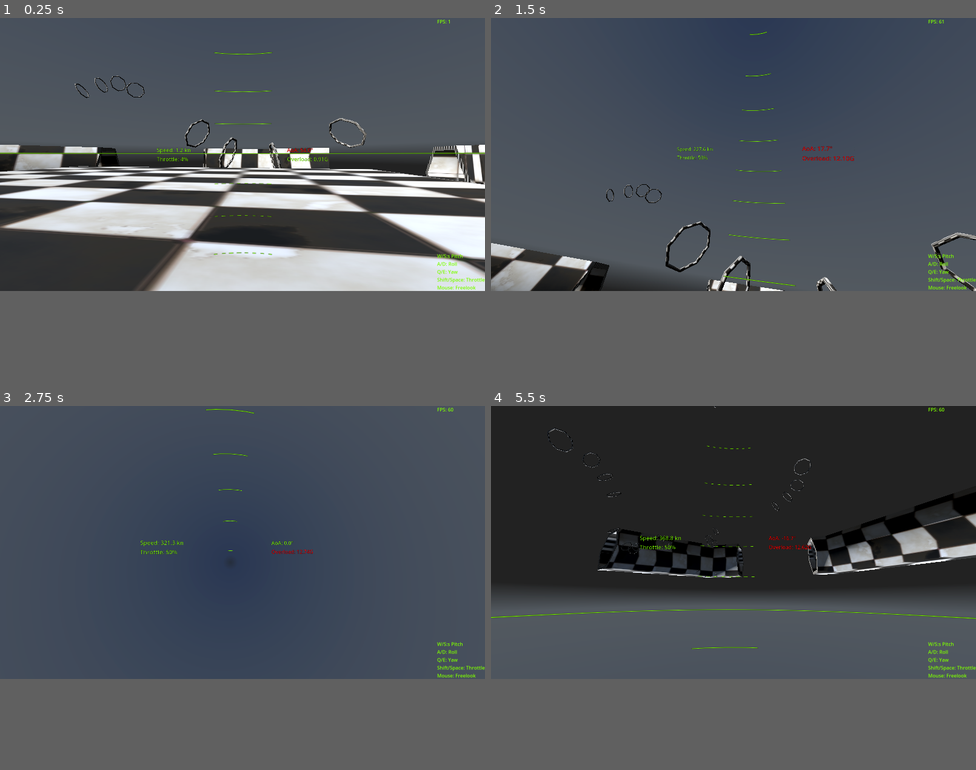
Above: before the commit, frames 1-4 (two rows, left to right).
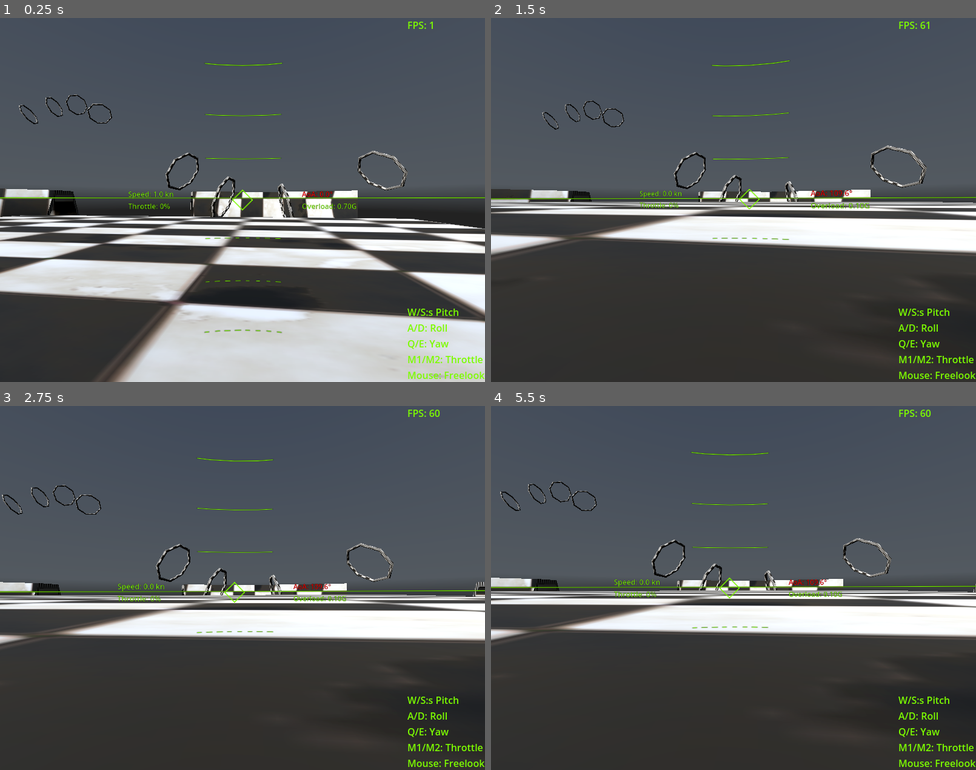
Above: after the commit, the same moments.

Repository: IzalithSky/vimana
Game: Godot game, scene res://scenes/world_0.tscn
The game is run twice, just before and just after one commit, with the same random seed, the same clock (stepped at 60 frames per second) and the same inputs. A sky picture missing from this copy of the repository is replaced by a grey-blue gradient.
Inputs (mouse positions are in pixels of both pictures, inside the frame that each line leads up to):
- Up to frame 1 (0.25 s): no input
- Up to frame 2 (1.5 s): move the mouse to (757, 152) at 0.52 s; hold S (pitch_up) from 0.53 s (still down); move the mouse to (709, 156) at 1.27 s
- Up to frame 3 (2.75 s): keep holding S (pitch_up); move the mouse to (252, 537) at 2.02 s
- Up to frame 4 (5.5 s): keep holding S (pitch_up); move the mouse to (728, 547) at 2.77 s; move the mouse to (767, 544) at 3.52 s; move the mouse to (694, 540) at 4.27 s; move the mouse to (738, 544) at 5.02 s
In our replay, the window is 800x450 before the commit and 800x600 after it. These sizes can differ from the game's own. Grey fills any space a smaller window leaves; there, only what the larger window draws over its background counts as a difference.

The runs differ from the first frame. In frame 1, 46% of the frame differs, in the area x 0-100%, y 0-100%; in frame 2, 26%; in frame 3, 32%; in frame 4, 73%.

Commit message:
heading indication

Diff:
--- a/objects/jet.gd
+++ b/objects/jet.gd
@@ -32,9 +32,7 @@
 @export var aoa_label: Label
 @export var gf_label: Label
 @export var horizon: MeshInstance3D
-
-@onready var rc_vel: RayCast3D = $rc_vel
-@onready var rc_tilt: RayCast3D = $rc_tilt
+@export var heading: Sprite3D
 
 @export var warn_g_force: float = 6.0
 @export var g_limit_pitch_enabled: bool = true
@@ -77,11 +75,6 @@
 
 
 func update_ui(delta: float) -> void:
-	rc_vel.target_position = global_transform.basis.inverse() * linear_velocity
-
-	var gravity_dir: Vector3 = ProjectSettings.get_setting("physics/3d/default_gravity_vector").normalized()
-	rc_tilt.target_position = global_transform.basis.inverse() * gravity_dir
-
 	var speed: float = linear_velocity.length()
 	var speed_knots = speed * 1.94384
 	speed_label.text = "Speed: %.1f kn" % speed_knots
@@ -123,6 +116,18 @@
 		Basis(Vector3.UP, parent_yaw),
 		horizon.global_transform.origin)
 
+	# Update heading sprite position
+	var cam_pos: Vector3 = $FPCameraHolder.global_transform.origin
+	var heading_dir: Vector3
+
+	if linear_velocity.length() > 1e-3:
+		heading_dir = linear_velocity.normalized()
+	else:
+		heading_dir = gravity.normalized()
+
+	var offset: Vector3 = heading_dir * 1.5
+	heading.global_transform.origin = cam_pos + offset
+
 
 func compute_control_state() -> void:
 	var forward_speed: float = linear_velocity.dot(-transform.basis.z)
@@ -136,11 +141,8 @@
 
 func handle_throttle(delta: float) -> void:
 	if g_limit_throttle_enabled and smoothed_g >= max_g_force:
-		# Cut throttle hard
 		current_thrust = move_toward(current_thrust, 0.0, input_rate * 10.0 * delta)
 		return
-
-	var target_thrust: float = max_thrust * idle_thrust_percent
 
 	if linear_velocity.length() >= max_speed:
 		return
@@ -150,8 +152,6 @@
 		current_thrust = min(current_thrust + input_rate * mult * delta, max_thrust)
 	elif Input.is_action_pressed("throttle_down"):
 		current_thrust = max(current_thrust - input_rate * mult * delta, min_thrust)
-	else:
-		current_thrust = move_toward(current_thrust, target_thrust, input_rate * mult * delta)
 
 
 func apply_thrust() -> void:
--- a/objects/vimana0.tscn
+++ b/objects/vimana0.tscn
@@ -1,9 +1,11 @@
-[gd_scene load_steps=13 format=4 uid="uid://ck71e5phsxvxj"]
+[gd_scene load_steps=15 format=4 uid="uid://ck71e5phsxvxj"]
 
 [ext_resource type="Script" uid="uid://5nop0mdwyr3e" path="res://objects/jet.gd" id="1_0qbkc"]
 [ext_resource type="Material" uid="uid://bw6qspkyps87o" path="res://textures/256x256/Roofs/Roofs_01-256x256.tres" id="1_s1d72"]
 [ext_resource type="Script" uid="uid://cu5pn655aha13" path="res://objects/fp_camera_holder.gd" id="3_0qbkc"]
 [ext_resource type="Script" uid="uid://db5fo0njlni2v" path="res://objects/horizon.gd" id="4_nhwor"]
+[ext_resource type="Texture2D" uid="uid://buyab1s5wwd8b" path="res://textures/nose_sprite.png" id="5_nndtu"]
+[ext_resource type="Texture2D" uid="uid://c8pblqefl4ywh" path="res://textures/heading_sprite.png" id="6_g63xp"]
 
 [sub_resource type="ArrayMesh" id="ArrayMesh_s1d72"]
 _surfaces = [{
@@ -44,7 +46,7 @@
 radius = 2.0
 height = 4.0
 
-[node name="RigidBody3D" type="RigidBody3D" node_paths=PackedStringArray("speed_label", "throttle_label", "aoa_label", "gf_label", "horizon")]
+[node name="RigidBody3D" type="RigidBody3D" node_paths=PackedStringArray("speed_label", "throttle_label", "aoa_label", "gf_label", "horizon", "heading")]
 mass = 3.0
 angular_damp = 3.0
 script = ExtResource("1_0qbkc")
@@ -54,6 +56,7 @@
 aoa_label = NodePath("Display/SubViewport/HBoxContainer/VBoxContainer2/AoALabel")
 gf_label = NodePath("Display/SubViewport/HBoxContainer/VBoxContainer2/GForceLabel")
 horizon = NodePath("Horizon")
+heading = NodePath("HeadingSprite3D")
 g_limit_pitch_enabled = false
 g_limit_throttle_enabled = false
 
@@ -73,7 +76,7 @@
 [node name="CollisionShape3D" type="CollisionShape3D" parent="."]
 transform = Transform3D(0.999993, -0.0025535, 0.00268034, 0.00255942, 0.999994, -0.00220558, -0.00267469, 0.00221243, 0.999994, 0, 0, -0.0205942)
 shape = SubResource("BoxShape3D_s1d72")
-debug_color = Color(0, 0.65098, 0.0156863, 0)
+debug_color = Color(0, 0.65098, 0.0156863, 0.254902)
 
 [node name="CSGCombiner3D" type="CSGCombiner3D" parent="."]
 visible = false
@@ -111,22 +114,6 @@
 [node name="CSGCylinder3D" type="CSGCylinder3D" parent="CSGCombiner3D"]
 transform = Transform3D(1, 0, 0, 0, 1, 0, 0, 0, 1, -1.6, 0.23, 0)
 height = 0.914551
-
-[node name="rc_tilt" type="RayCast3D" parent="."]
-transform = Transform3D(1, 0, 0, 0, 1, 0, 0, 0, 1, 0, 0.011201, -2.55826)
-rotation_order = 0
-visible = false
-collision_mask = 0
-hit_back_faces = false
-collide_with_bodies = false
-debug_shape_custom_color = Color(0, 0, 0.909804, 1)
-
-[node name="rc_vel" type="RayCast3D" parent="."]
-transform = Transform3D(1, 0, 0, 0, 1, 0, 0, 0, 1, 0, 0.011201, -2.55826)
-collision_mask = 0
-hit_back_faces = false
-collide_with_bodies = false
-debug_shape_custom_color = Color(0.232405, 0.776955, 0.0988789, 1)
 
 [node name="FPCameraHolder" type="Node3D" parent="." node_paths=PackedStringArray("fps_label")]
 transform = Transform3D(1, 0, 0, 0, 1, 0, 0, 0, 1, 0, 0, -0.331581)
@@ -138,13 +125,6 @@
 fov = 85.0
 near = 0.01
 far = 8000.0
-
-[node name="RayCast3D" type="RayCast3D" parent="FPCameraHolder/Camera3D"]
-transform = Transform3D(1, 0, 0, 0, -4.37114e-08, -1, 0, 1, -4.37114e-08, 0, 0, -2)
-collision_mask = 0
-hit_back_faces = false
-collide_with_bodies = false
-debug_shape_custom_color = Color(0.231373, 0.776471, 0.0980392, 1)
 
 [node name="PointA" type="Node3D" parent="FPCameraHolder/Camera3D"]
 transform = Transform3D(1, 0, 0, 0, 1, 0, 0, 0, 1, 1, 0, -1)
@@ -184,7 +164,7 @@
 text = "W/S:s Pitch
 A/D: Roll
 Q/E: Yaw
-Shift/Space: Throttle
+M1/M2: Throttle
 Mouse: Freelook"
 
 [node name="Display" type="MeshInstance3D" parent="."]
@@ -264,3 +244,19 @@
 grow_horizontal = 2
 grow_vertical = 2
 script = ExtResource("4_nhwor")
+
+[node name="NoseSprite3D" type="Sprite3D" parent="."]
+transform = Transform3D(0.32, 0, 0, 0, 0.32, 0, 0, 0, 0.32, 0, 0, -1.5)
+modulate = Color(0.486275, 0.988235, 0, 1)
+billboard = 1
+no_depth_test = true
+fixed_size = true
+texture = ExtResource("5_nndtu")
+
+[node name="HeadingSprite3D" type="Sprite3D" parent="."]
+transform = Transform3D(0.32, 0, 0, 0, 0.32, 0, 0, 0, 0.32, 0, 0, -1.5)
+modulate = Color(0.486275, 0.988235, 0, 1)
+billboard = 1
+no_depth_test = true
+fixed_size = true
+texture = ExtResource("6_g63xp")
--- a/project.godot
+++ b/project.godot
@@ -17,8 +17,8 @@
 
 [display]
 
-window/size/viewport_width=1600
-window/size/viewport_height=900
+window/size/viewport_width=800
+window/size/viewport_height=600
 window/size/resizable=false
 
 [input]
@@ -26,11 +26,15 @@
 throttle_up={
 "deadzone": 0.2,
 "events": [Object(InputEventKey,"resource_local_to_scene":false,"resource_name":"","device":-1,"window_id":0,"alt_press …(195 unchanged characters)…
+, Object(InputEventMouseButton,"resource_local_to_scene":false,"resource_name":"","device":-1,"window_id":0,"alt_pressed":false,"shift_pressed":false,"ctrl_pressed":false,"meta_pressed":false,"button_mask":2,"position":Vector2(168, 19),"global_position":Vector2(177, 67),"factor":1.0,"button_index":2,"canceled":false,"pressed":true,"double_click":false,"script":null)
+, Object(InputEventKey,"resource_local_to_scene":false,"resource_name":"","device":-1,"window_id":0,"alt_pressed":false,"shift_pressed":false,"ctrl_pressed":false,"meta_pressed":false,"pressed":false,"keycode":0,"physical_keycode":93,"key_label":0,"unicode":93,"location":0,"echo":false,"script":null)
 ]
 }
 throttle_down={
 "deadzone": 0.2,
 "events": [Object(InputEventKey,"resource_local_to_scene":false,"resource_name":"","device":-1,"window_id":0,"alt_press …(191 unchanged characters)…
+, Object(InputEventMouseButton,"resource_local_to_scene":false,"resource_name":"","device":-1,"window_id":0,"alt_pressed":false,"shift_pressed":false,"ctrl_pressed":false,"meta_pressed":false,"button_mask":1,"position":Vector2(148, 20),"global_position":Vector2(157, 68),"factor":1.0,"button_index":1,"canceled":false,"pressed":true,"double_click":false,"script":null)
+, Object(InputEventKey,"resource_local_to_scene":false,"resource_name":"","device":-1,"window_id":0,"alt_pressed":false,"shift_pressed":false,"ctrl_pressed":false,"meta_pressed":false,"pressed":false,"keycode":0,"physical_keycode":91,"key_label":0,"unicode":91,"location":0,"echo":false,"script":null)
 ]
 }
 roll_left={
@@ -63,11 +67,6 @@
 "events": [Object(InputEventKey,"resource_local_to_scene":false,"resource_name":"","device":-1,"window_id":0,"alt_press …(192 unchanged characters)…
 ]
 }
-toggle_autohover={
-"deadzone": 0.2,
-"events": [Object(InputEventKey,"resource_local_to_scene":false,"resource_name":"","device":-1,"window_id":0,"alt_pressed":false,"shift_pressed":false,"ctrl_pressed":false,"meta_pressed":false,"pressed":false,"keycode":0,"physical_keycode":86,"key_label":0,"unicode":118,"location":0,"echo":false,"script":null)
-]
-}
 
 [rendering]
 
Binary file added: textures/heading_sprite.png
Not shown, added: textures/heading_sprite.png.import
Binary file added: textures/nose_sprite.png
Not shown, added: textures/nose_sprite.png.import
